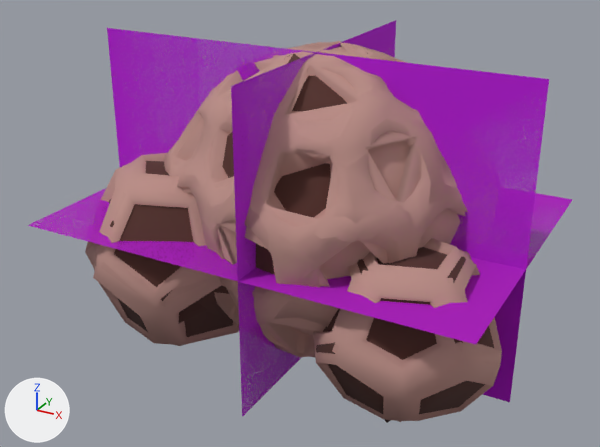
An edit to the glTF model data/models/board/fungus/spore-cluster.glb, drawn before and after from the same camera.
Camera for both pictures: a camera (50 mm lens) standing at (20.4, -38.8, 27.3) and looking at (-1.3, 0.6, 7.7). Lighting does not change. The marker at lower left points along +X, +Y and +Z. The first picture is the older version. Where no turn or scale is listed for an object, it has been applied to the vertices. Vertices at exactly the same position are counted once.

Names of what the first picture shows: 'spore-cluster-lod0.001', 'spore-cluster-lod1.001', 'spore-cluster-lod2.001', 'spore-cluster-lod3.001'.
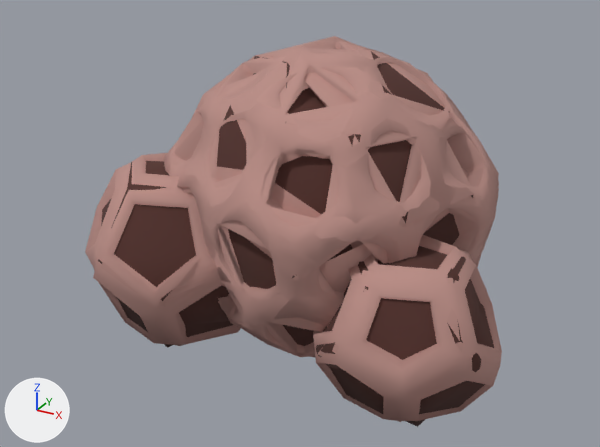
Location of each change, [x1, y1, x2, y2] in pixels of the pictures (600 x 447 px; the box of a moved part takes in the faces that stretch with it):
'spore-cluster-lod3.001', surface changed, recoloured, rescaled (not visible afterwards)
    before: [28, 20, 572, 417]
'spore-cluster-lod2.001', reshaped (6% wider)
    before: [110, 45, 470, 423]
    after: [98, 36, 481, 427]
part 1 of me_spore_cluster_lod2, rebuilt (7% taller)
    before: [167, 45, 470, 336]
    after: [167, 36, 474, 346]
part 2 of me_spore_cluster_lod2, rebuilt (mostly hidden)
    before: [110, 221, 208, 324]
    after: [98, 162, 229, 348]
part 3 of me_spore_cluster_lod2, rebuilt (mostly hidden before)
    before: [384, 391, 441, 423]
    after: [317, 252, 481, 427]
part 4 of me_spore_cluster_lod3, moved or reshaped (not visible afterwards)
    before: [28, 20, 572, 417]
part 5 of me_spore_cluster_lod3, recoloured (purple)
    before: [107, 20, 549, 417]
part 6 of me_spore_cluster_lod3, recoloured (pink)
    before: [28, 187, 572, 344]

Edits to the bpy script that builds the scene:
```text
Change mat_impostor:
    where n3 = _N.new('ShaderNodeMath'); n3.name = 'Math.001'
    add n3.inputs[1].default_value = 0.301  # 'Value'
Change me_spore_cluster_lod2:
    used by ob_spore_cluster_lod2_001; location = (0.0, 0.0, 0.0)
    remove me_spore_cluster_lod2.from_pydata(...)  # 54 vertices, 96 faces; spans x -13.0..10.7, y -7.0..10.7, z 0.0..18.0
    add me_spore_cluster_lod2.from_pydata(...)  # 122 vertices, 232 faces; spans x -13.8..11.7, y -7.8..10.7, z 0.0..18.0
    me_spore_cluster_lod2 part 1: the loose piece of 40 vertices spanning x -9.4..9.2, y -7.0..10.7, z 0.0..18.0 is rebuilt with 91 vertices and now spans x -9.4..8.9, y -7.3..10.7, z 0.0..18.0
    me_spore_cluster_lod2 part 2: the loose piece of 8 vertices spanning x -13.0..-3.1, y -7.0..1.8, z 0.5..10.8 is rebuilt with 17 vertices and now spans x -13.8..-2.0, y -7.8..2.8, z 0.7..10.8
    me_spore_cluster_lod2 part 3: the loose piece of 6 vertices spanning x 2.6..10.7, y -6.2..0.7, z 0.1..9.0 is rebuilt with 14 vertices and now spans x 2.1..11.7, y -7.3..1.4, z 0.6..9.2
Change me_spore_cluster_lod3:
    used by ob_spore_cluster_lod3_001; location = (0.0, 0.0, 0.0)
    remove me_spore_cluster_lod3.from_pydata(...)  # 12 vertices, 6 faces; spans x -14.2..12.2, y -8.2..10.8, z 0.0..18.0
    add me_spore_cluster_lod3.from_pydata(...)  # 12 vertices, 6 faces; spans x -13.8..11.7, y -7.8..10.7, z 0.0..18.0
    me_spore_cluster_lod3 part 4: the whole mesh is scaled about its middle by (0.967, 0.974, 1)
    me_spore_cluster_lod3 part 5: 4 faces centred in x -5.4..3.4, y -1.8..4.5, z 6.0..12.0 are repainted in the vertex colours; the middle colour goes from purple #da00ff to beige #ffffc8
    me_spore_cluster_lod3 part 6: 2 faces centred in x -5.4..3.4, y -1.8..4.5, z 8.2 are repainted in the vertex colours; the middle colour goes from pink #e600ff to beige #ffffc8
```
